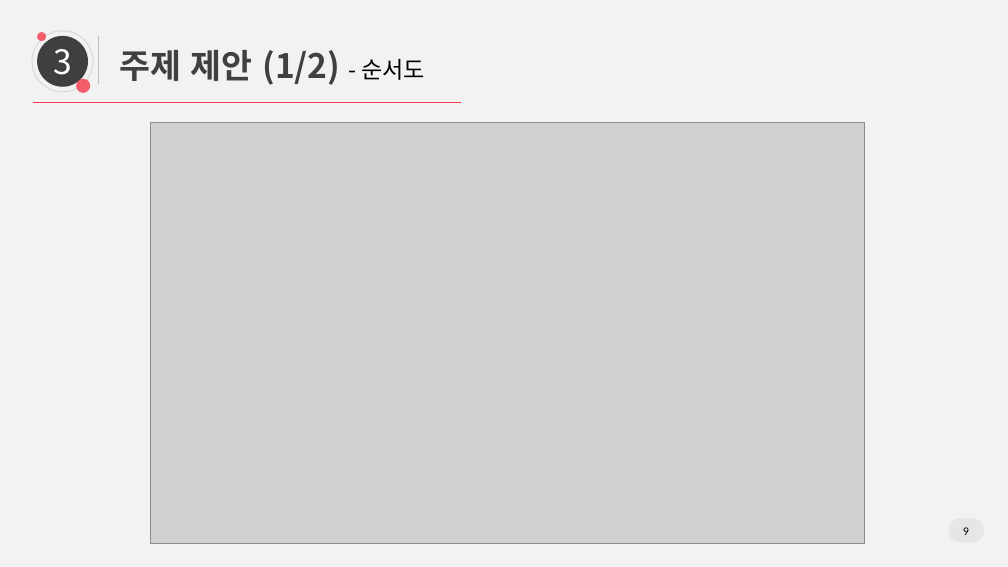
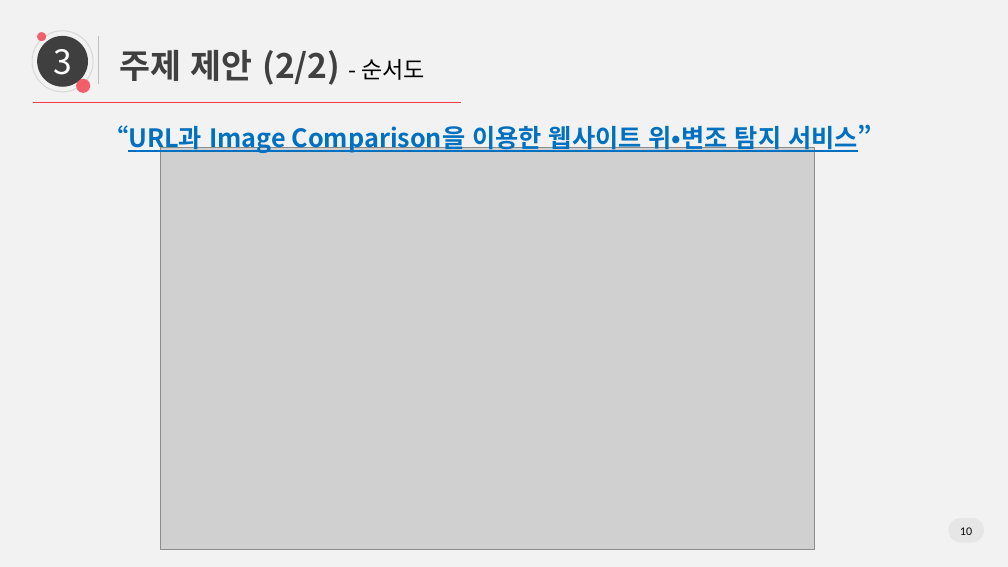
Before and after one commit to yjinsol/grad_project, a slide deck: slide 10 of Docs/20190625_졸업논문 최종발표/0625 논문 최종발표_v2.pptx (slide 9 before the commit). Drawn at 1008x567 pixels with LibreOffice and Linux fonts; fonts in the diff are those of the drawing; grey boxes stand for pictures. Boxes give left, top, right and bottom in pixels: in the first picture for what was removed or moved away, otherwise in the second. Text is boxed around its words. In the diff, an @@ line names an element or a change of style, - is before the commit and + after.

```diff
--- a/Docs/20190625_졸업논문 최종발표/0625 논문 최종발표_v2.pptx
+++ b/Docs/20190625_졸업논문 최종발표/0625 논문 최종발표_v2.pptx
@@ text at (120,50,425,85): text changed @@
-주제 제안 (1/2) - 순서도
+주제 제안 (2/2) - 순서도
@@ text added at (103,124,872,154), 24 pt, text #0070C0, bold, underline @@
+“URL과 Image Comparison을 이용한 웹사이트 위•변조 탐지 서비스”
@@ picture: place and size @@
-picture at (150,123,865,544)
+picture at (161,147,815,550)
@@ page number at (960,527,972,535): text changed @@
-9
+10
```
Also in this commit, not shown: 4 other slides changed.
